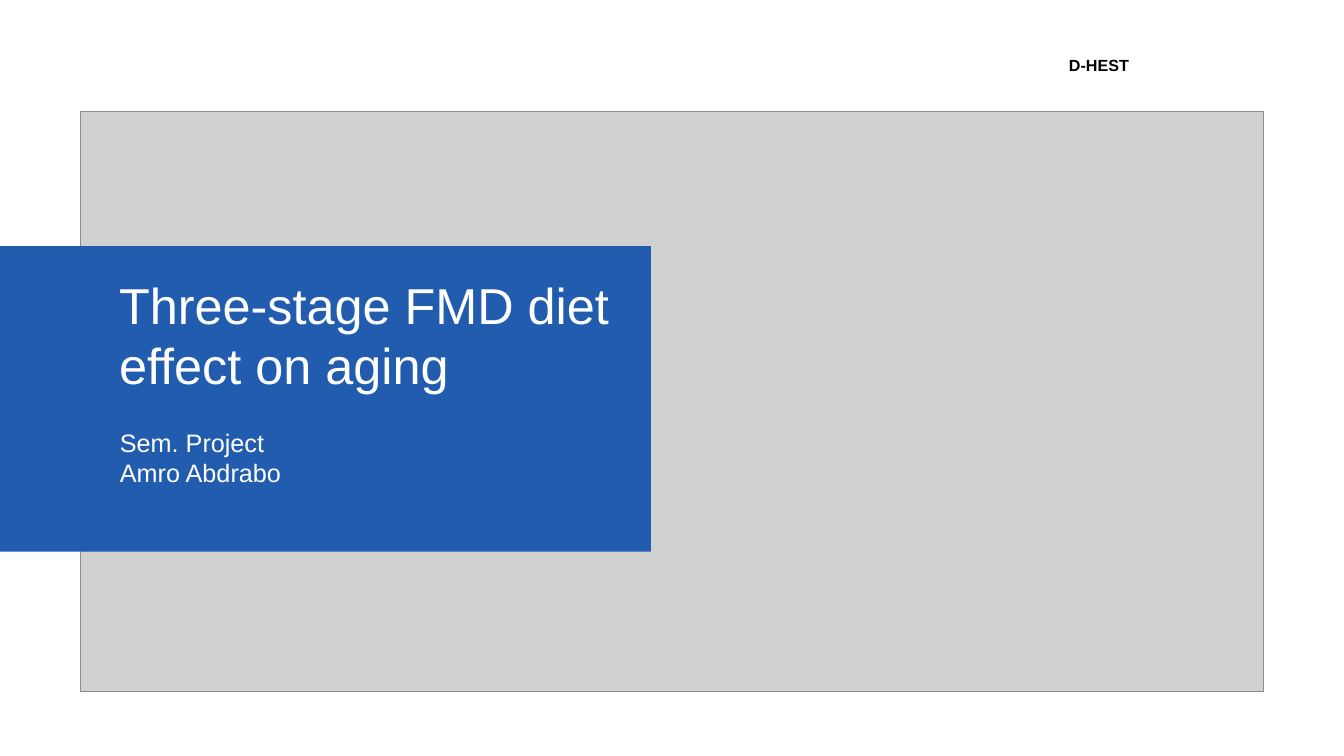
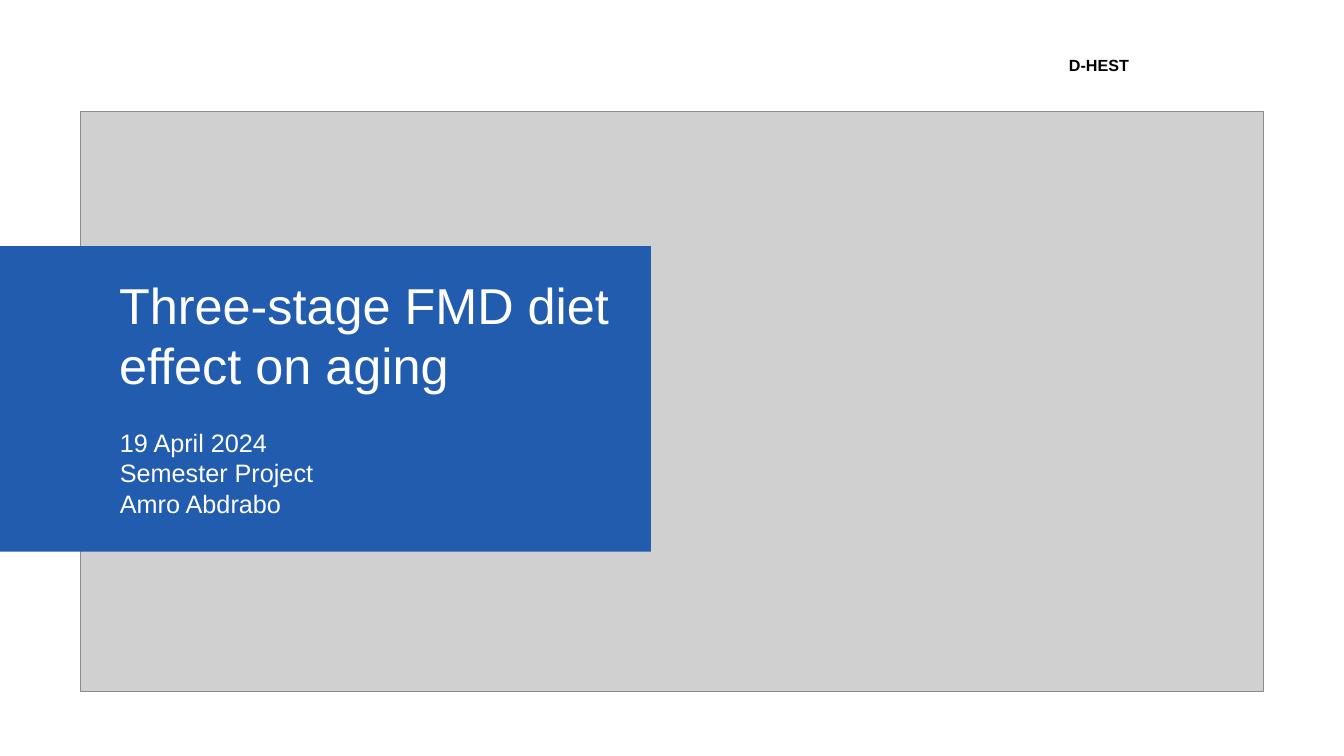
Before and after one commit to AmroAbdrabo/project-fasting-on-aging, a slide deck: slide 1 of project_description.pptx. Drawn at 1344x756 pixels with LibreOffice and Linux fonts; fonts in the diff are those of the drawing; grey boxes stand for pictures; background and template pictures are left out. Boxes give left, top, right and bottom in pixels: in the first picture for what was removed or moved away, otherwise in the second. Text is boxed around its words. In the diff, an @@ line names an element or a change of style, - is before the commit and + after.

```diff
--- a/project_description.pptx
+++ b/project_description.pptx
@@ text at box(120, 433, 313, 488): text changed @@
-Sem. Project
+19 April 2024
+Semester Project
```
Also in this commit, not shown: 1 other slide changed, 1 other file.
